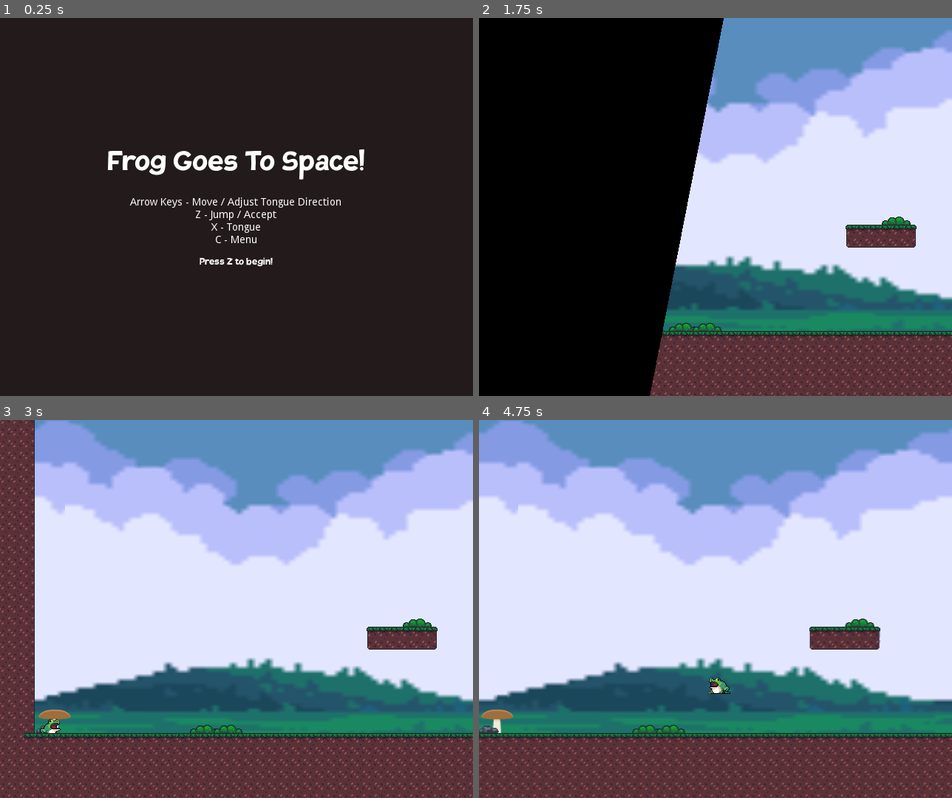
Above: before the commit, frames 1-4 (two rows, left to right).
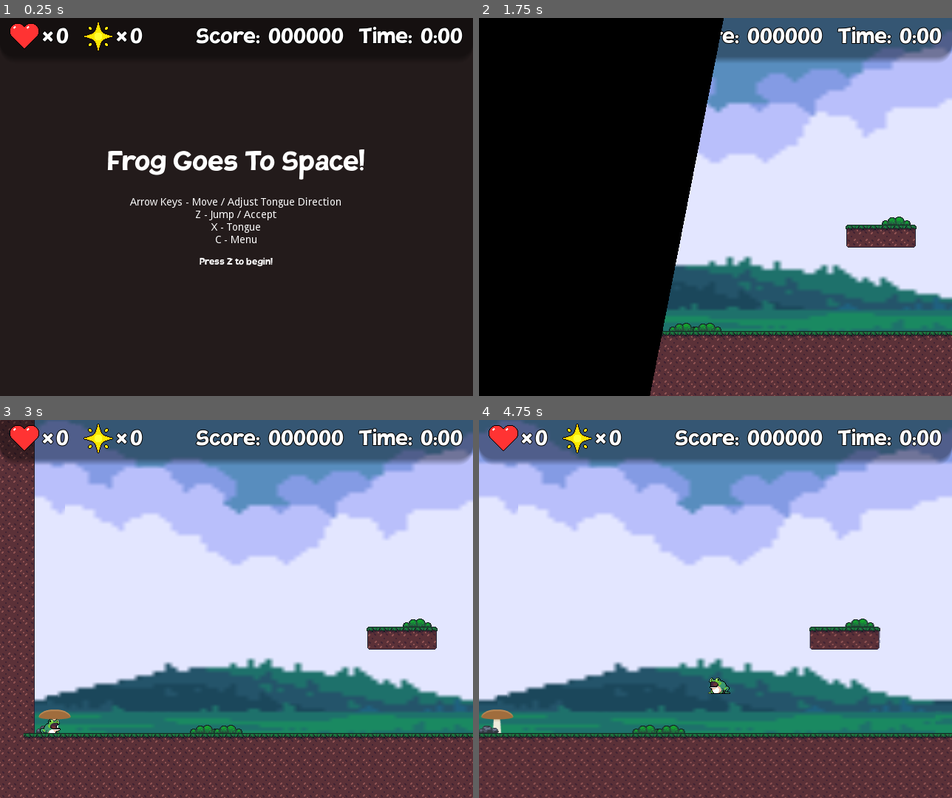
Above: after the commit, the same moments.

Repository: fheysel/frogGoesToSpace
Game: Godot game, scene res://Menus/MainMenu/MainMenu.tscn
Two runs of this game, one before a commit and one after it. Both use one fixed random seed, a clock stepped at 60 frames per second and the inputs below.
Inputs:
- Up to frame 1 (0.25 s): no input
- Up to frame 2 (1.75 s): tap Z (jump) at 0.5, 0.77, 1.07, 1.52 s; hold Down (look_down) 0.53-1.28 s; hold Right (ui_right) from 0.53 s (still down); tap Up (look_up) at 0.8, 1.35 s; tap X (tongue) at 1.55 s
- Up to frame 3 (3 s): tap Z (jump) at 1.82, 2.3, 2.85 s; release Right (ui_right) at 2.03 s; hold Left (ui_left) 2.03-2.78 s; hold X (tongue) 2.03-2.78 s; hold Right (ui_right) from 2.78 s (still down)
- Up to frame 4 (4.75 s): tap Z (jump) at 3.02, 3.32, 3.77, 4.07, 4.52 s; tap Down (look_down) at 3.05 s; hold Down (look_down) 3.53-4.28 s; tap Up (look_up) at 3.8, 4.35 s; tap Escape (menu) at 4.15 s; release Right (ui_right) at 4.28 s; hold Left (ui_left) from 4.28 s (still down); tap X (tongue) at 4.55 s

The runs differ from the first frame. In frame 1, 2.1% of the frame differs, in the area x 2-98%, y 0-9%; in frame 2, 5.7%; in frame 3, 11%; in frame 4, 11%, in the area x 0-100%, y 0-12%.

Commit message:
Add preliminary HUD, just graphics no code

Diff:
--- a/godotproject/Global/Global.tscn
+++ b/godotproject/Global/Global.tscn
@@ -1,8 +1,9 @@
-[gd_scene load_steps=25 format=2]
+[gd_scene load_steps=26 format=2]
 
 [ext_resource path="res://Global/Global.gd" type="Script" id=1]
 [ext_resource path="res://Menus/Menu.tres" type="Theme" id=2]
 [ext_resource path="res://Menus/InGameMenu/InGameMenu.tscn" type="PackedScene" id=3]
+[ext_resource path="res://Global/HUDLayer.tscn" type="PackedScene" id=4]
 
 [sub_resource type="StyleBoxFlat" id=1]
 bg_color = Color( 0, 0, 0, 1 )
@@ -316,3 +317,5 @@
 
 [node name="InGameMenuLayer" parent="." instance=ExtResource( 3 )]
 pause_mode = 1
+
+[node name="HUDLayer" parent="." instance=ExtResource( 4 )]
--- /dev/null
+++ b/godotproject/Global/HUDFont.tres
@@ -0,0 +1,10 @@
+[gd_resource type="DynamicFont" load_steps=2 format=2]
+
+[ext_resource path="res://Fonts/TovariSans.ttf" type="DynamicFontData" id=1]
+
+[resource]
+size = 38
+outline_size = 1
+outline_color = Color( 0, 0, 0, 1 )
+extra_spacing_top = 3
+font_data = ExtResource( 1 )
--- /dev/null
+++ b/godotproject/Global/HUDLayer.gd
@@ -0,0 +1,18 @@
+extends CanvasLayer
+
+onready var move_state_machine : AnimationNodeStateMachinePlayback = $MovementAnimationTree['parameters/playback']
+
+func _ready():
+	move_state_machine.start("out")
+
+func _process(_delta):
+	move_state_machine.travel("in")
+#	if Input.is_action_just_pressed("jump"):
+#		$StyleAnimationPlayer.play("ingame")
+#	if Input.is_action_just_pressed("tongue"):
+#		$StyleAnimationPlayer.play("inmenu")
+#	if Input.is_action_just_pressed("look_down"):
+#		move_state_machine.travel("in")
+#	if Input.is_action_just_pressed("look_up"):
+#		move_state_machine.travel("out")
+	pass
--- /dev/null
+++ b/godotproject/Global/HUDLayer.tscn
@@ -0,0 +1,263 @@
+[gd_scene load_steps=22 format=2]
+
+[ext_resource path="res://Global/HUDFont.tres" type="DynamicFont" id=1]
+[ext_resource path="res://Tiles/Objects/star_new.png" type="Texture" id=2]
+[ext_resource path="res://Tiles/Objects/heart.png" type="Texture" id=3]
+[ext_resource path="res://Global/HUDLayer.gd" type="Script" id=4]
+[ext_resource path="res://Global/HUDLayer_inmenu.tres" type="StyleBox" id=5]
+[ext_resource path="res://Global/HUDLayer_ingame.tres" type="StyleBox" id=6]
+
+
+[sub_resource type="Animation" id=5]
+resource_name = "idle"
+
+[sub_resource type="Animation" id=6]
+resource_name = "move_in"
+length = 0.2
+tracks/0/type = "value"
+tracks/0/path = NodePath("PanelContainer:rect_position")
+tracks/0/interp = 1
+tracks/0/loop_wrap = true
+tracks/0/imported = false
+tracks/0/enabled = true
+tracks/0/keys = {
+"times": PoolRealArray( 0, 0.2 ),
+"transitions": PoolRealArray( 1, 1 ),
+"update": 0,
+"values": [ Vector2( 0, -62 ), Vector2( 0, 0 ) ]
+}
+
+[sub_resource type="Animation" id=7]
+resource_name = "move_out"
+length = 0.2
+tracks/0/type = "value"
+tracks/0/path = NodePath("PanelContainer:rect_position")
+tracks/0/interp = 1
+tracks/0/loop_wrap = true
+tracks/0/imported = false
+tracks/0/enabled = true
+tracks/0/keys = {
+"times": PoolRealArray( 0, 0.2 ),
+"transitions": PoolRealArray( 1, 1 ),
+"update": 0,
+"values": [ Vector2( 0, 0 ), Vector2( 0, -62 ) ]
+}
+
+[sub_resource type="Animation" id=1]
+resource_name = "ingame"
+length = 0.001
+tracks/0/type = "value"
+tracks/0/path = NodePath("PanelContainer:custom_styles/panel")
+tracks/0/interp = 1
+tracks/0/loop_wrap = true
+tracks/0/imported = false
+tracks/0/enabled = true
+tracks/0/keys = {
+"times": PoolRealArray( 0 ),
+"transitions": PoolRealArray( 1 ),
+"update": 1,
+"values": [ ExtResource( 6 ) ]
+}
+
+[sub_resource type="Animation" id=2]
+resource_name = "inmenu"
+length = 0.001
+tracks/0/type = "value"
+tracks/0/path = NodePath("PanelContainer:custom_styles/panel")
+tracks/0/interp = 1
+tracks/0/loop_wrap = true
+tracks/0/imported = false
+tracks/0/enabled = true
+tracks/0/keys = {
+"times": PoolRealArray( 0 ),
+"transitions": PoolRealArray( 1 ),
+"update": 1,
+"values": [ ExtResource( 5 ) ]
+}
+
+[sub_resource type="AnimationNodeAnimation" id=9]
+animation = "idle"
+
+[sub_resource type="AnimationNodeAnimation" id=10]
+animation = "move_in"
+
+[sub_resource type="AnimationNodeAnimation" id=11]
+animation = "move_out"
+
+[sub_resource type="AnimationNodeAnimation" id=8]
+animation = "idle"
+
+[sub_resource type="AnimationNodeStateMachineTransition" id=12]
+switch_mode = 2
+auto_advance = true
+
+[sub_resource type="AnimationNodeStateMachineTransition" id=13]
+
+[sub_resource type="AnimationNodeStateMachineTransition" id=14]
+switch_mode = 2
+auto_advance = true
+
+[sub_resource type="AnimationNodeStateMachineTransition" id=15]
+
+[sub_resource type="AnimationNodeStateMachine" id=3]
+states/in/node = SubResource( 9 )
+states/in/position = Vector2( 531, 124 )
+states/move_in/node = SubResource( 10 )
+states/move_in/position = Vector2( 377, 80 )
+states/move_out/node = SubResource( 11 )
+states/move_out/position = Vector2( 377, 167 )
+states/out/node = SubResource( 8 )
+states/out/position = Vector2( 218, 124 )
+transitions = [ "move_in", "in", SubResource( 12 ), "in", "move_out", SubResource( 13 ), "move_out", "out", SubResource( 14 ), "out", "move_in", SubResource( 15 ) ]
+
+[sub_resource type="AnimationNodeStateMachinePlayback" id=4]
+
+[node name="HUDLayer" type="CanvasLayer"]
+layer = 7
+script = ExtResource( 4 )
+
+[node name="PanelContainer" type="PanelContainer" parent="."]
+anchor_right = 1.0
+margin_top = -62.0
+custom_styles/panel = ExtResource( 6 )
+__meta__ = {
+"_edit_use_anchors_": false
+}
+
+[node name="MarginContainer" type="MarginContainer" parent="PanelContainer"]
+margin_right = 640.0
+margin_bottom = 52.0
+custom_constants/margin_top = 5
+custom_constants/margin_bottom = 5
+
+[node name="HBoxContainer" type="HBoxContainer" parent="PanelContainer/MarginContainer"]
+margin_top = 5.0
+margin_right = 640.0
+margin_bottom = 47.0
+custom_constants/separation = 20
+alignment = 1
+__meta__ = {
+"_edit_use_anchors_": false
+}
+
+[node name="LifeContainer" type="HBoxContainer" parent="PanelContainer/MarginContainer/HBoxContainer"]
+margin_left = 12.0
+margin_right = 92.0
+margin_bottom = 42.0
+
+[node name="LifeIcon" type="TextureRect" parent="PanelContainer/MarginContainer/HBoxContainer/LifeContainer"]
+margin_right = 40.0
+margin_bottom = 42.0
+texture = ExtResource( 3 )
+__meta__ = {
+"_edit_use_anchors_": false
+}
+
+[node name="LifeTimes" type="Label" parent="PanelContainer/MarginContainer/HBoxContainer/LifeContainer"]
+margin_left = 44.0
+margin_top = 3.0
+margin_right = 59.0
+margin_bottom = 39.0
+custom_fonts/font = ExtResource( 1 )
+text = "×"
+
+[node name="LifeCountLabel" type="Label" parent="PanelContainer/MarginContainer/HBoxContainer/LifeContainer"]
+margin_left = 63.0
+margin_top = 3.0
+margin_right = 80.0
+margin_bottom = 39.0
+custom_fonts/font = ExtResource( 1 )
+text = "0"
+
+[node name="StarContainer" type="HBoxContainer" parent="PanelContainer/MarginContainer/HBoxContainer"]
+margin_left = 112.0
+margin_right = 192.0
+margin_bottom = 42.0
+__meta__ = {
+"_edit_use_anchors_": false
+}
+
+[node name="StarIcon" type="TextureRect" parent="PanelContainer/MarginContainer/HBoxContainer/StarContainer"]
+margin_right = 40.0
+margin_bottom = 42.0
+texture = ExtResource( 2 )
+__meta__ = {
+"_edit_use_anchors_": false
+}
+
+[node name="StarTimesLabel" type="Label" parent="PanelContainer/MarginContainer/HBoxContainer/StarContainer"]
+margin_left = 44.0
+margin_top = 3.0
+margin_right = 59.0
+margin_bottom = 39.0
+custom_fonts/font = ExtResource( 1 )
+text = "×"
+
+[node name="StarCountLabel" type="Label" parent="PanelContainer/MarginContainer/HBoxContainer/StarContainer"]
+margin_left = 63.0
+margin_top = 3.0
+margin_right = 80.0
+margin_bottom = 39.0
+custom_fonts/font = ExtResource( 1 )
+text = "0"
+
+[node name="MarginContainer" type="MarginContainer" parent="PanelContainer/MarginContainer/HBoxContainer"]
+margin_left = 212.0
+margin_right = 244.0
+margin_bottom = 42.0
+custom_constants/margin_right = 32
+
+[node name="ScoreContainer" type="HBoxContainer" parent="PanelContainer/MarginContainer/HBoxContainer"]
+margin_left = 264.0
+margin_right = 467.0
+margin_bottom = 42.0
+
+[node name="ScoreTextLabel" type="Label" parent="PanelContainer/MarginContainer/HBoxContainer/ScoreContainer"]
+margin_top = 3.0
+margin_right = 97.0
+margin_bottom = 39.0
+custom_fonts/font = ExtResource( 1 )
+text = "Score: "
+
+[node name="ScoreCountLabel" type="Label" parent="PanelContainer/MarginContainer/HBoxContainer/ScoreContainer"]
+margin_left = 101.0
+margin_top = 3.0
+margin_right = 203.0
+margin_bottom = 39.0
+custom_fonts/font = ExtResource( 1 )
+text = "000000"
+
+[node name="TimeContainer" type="HBoxContainer" parent="PanelContainer/MarginContainer/HBoxContainer"]
+margin_left = 487.0
+margin_right = 628.0
+margin_bottom = 42.0
+
+[node name="TimeTextLabel" type="Label" parent="PanelContainer/MarginContainer/HBoxContainer/TimeContainer"]
+margin_top = 3.0
+margin_right = 80.0
+margin_bottom = 39.0
+custom_fonts/font = ExtResource( 1 )
+text = "Time: "
+
+[node name="TimeCountLabel" type="Label" parent="PanelContainer/MarginContainer/HBoxContainer/TimeContainer"]
+margin_left = 84.0
+margin_top = 3.0
+margin_right = 141.0
+margin_bottom = 39.0
+custom_fonts/font = ExtResource( 1 )
+text = "0:00"
+
+[node name="MovementAnimationPlayer" type="AnimationPlayer" parent="."]
+anims/idle = SubResource( 5 )
+anims/move_in = SubResource( 6 )
+anims/move_out = SubResource( 7 )
+
+[node name="StyleAnimationPlayer" type="AnimationPlayer" parent="."]
+anims/ingame = SubResource( 1 )
+anims/inmenu = SubResource( 2 )
+
+[node name="MovementAnimationTree" type="AnimationTree" parent="."]
+tree_root = SubResource( 3 )
+anim_player = NodePath("../MovementAnimationPlayer")
+active = true
+parameters/playback = SubResource( 4 )
--- /dev/null
+++ b/godotproject/Global/HUDLayer_ingame.tres
@@ -0,0 +1,9 @@
+[gd_resource type="StyleBoxFlat" format=2]
+
+[resource]
+bg_color = Color( 0, 0, 0, 0.392157 )
+border_width_bottom = 10
+border_color = Color( 0, 0, 0, 0 )
+border_blend = true
+corner_radius_bottom_right = 20
+corner_radius_bottom_left = 20
--- /dev/null
+++ b/godotproject/Global/HUDLayer_inmenu.tres
@@ -0,0 +1,9 @@
+[gd_resource type="StyleBoxFlat" format=2]
+
+[resource]
+bg_color = Color( 0, 0, 0, 0 )
+border_width_bottom = 10
+border_color = Color( 0, 0, 0, 0 )
+border_blend = true
+corner_radius_bottom_right = 20
+corner_radius_bottom_left = 20
--- a/godotproject/Menus/InGameMenu/InGameMenu.tscn
+++ b/godotproject/Menus/InGameMenu/InGameMenu.tscn
@@ -133,6 +133,7 @@
 }
 
 [node name="InGameMenuLayer" type="CanvasLayer"]
+layer = 5
 
 [node name="InGameMenu" type="MarginContainer" parent="."]
 margin_right = 640.0
Binary file added: godotproject/Tiles/Objects/heart.png
Not shown, added: godotproject/Tiles/Objects/heart.png.import
